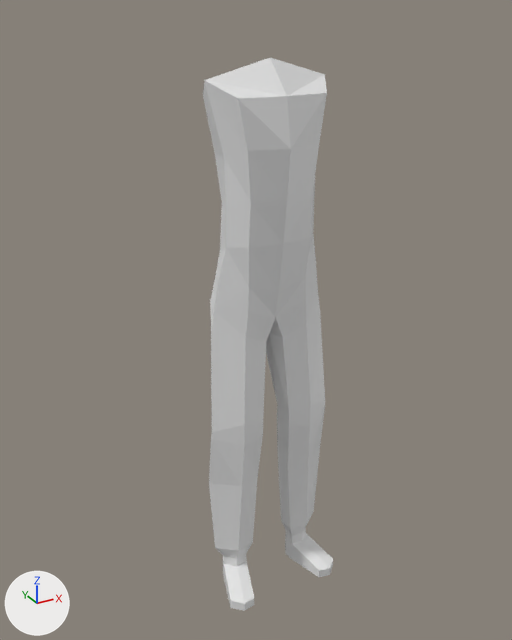
Two versions of the Blender file Assets/3D/Arms/charaterblank.blend, one commit apart.
Both versions are drawn from a 50 mm lens placed at (-3.24, -5.85, 3.79), pointed at (-0.08, -0.09, 0.91). Lighting does not change. The marker at lower left points along +X, +Y and +Z.
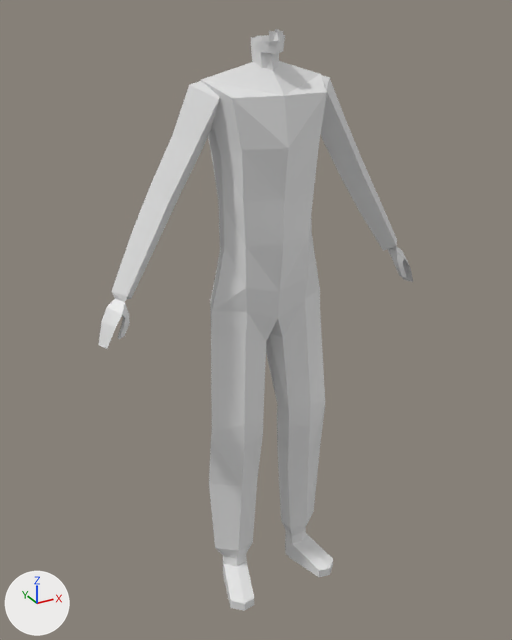
What differs and where, as boxes (x1, y1, x2, y2) in the pictures (512 x 640 px; the box of a moved part takes in the faces that stretch with it):
'Cube', reshaped
    before: (203, 58, 333, 611)
    after: (201, 61, 333, 611)
'Cube.002', added
    after: (99, 81, 220, 349)
'Cube.001', added
    after: (320, 75, 413, 282)
'Cube.003', added
    after: (251, 29, 285, 71)
part 1 of me_cube_002, moved or reshaped
    before: (203, 58, 327, 342)
    after: (201, 61, 327, 342)

What changed in the scene script:
```text
Change me_cube_002:
    used by ob_cube; location = (0.0, 0.0, 2.53); scale = (0.452, 0.452, 0.452)
    remove me_cube_002.from_pydata(...)  # 86 vertices, 76 faces; spans x 0.0..1.55, y -1.57..0.54, z -10.44..1.94
    add me_cube_002.from_pydata(...)  # 86 vertices, 76 faces; spans x 0.0..1.55, y -1.57..0.48, z -10.44..1.94
    me_cube_002 part 1: 25 of 86 vertices moved; they spanned x 0.0..1.34, y -1.27..0.54, z -3.32..1.94 and now span x 0.0..1.36, y -1.18..0.48, z -3.32..1.94; mean shift (0.02, 0.09, 0.0); largest move (0.0, 0.22, 0.07) -> (0.0, 0.48, 0.07)
Add me_cube_004:
    me_cube_004.from_pydata(...)  # 41 vertices, 28 faces; spans x 0.0..0.152, y -0.349..0.024, z 3.209..3.635
Add me_cube_003:
    me_cube_003.from_pydata(...)  # 54 vertices, 56 faces; spans x -0.04..0.38, y 0.23..0.57, z -2.72..-0.17
Add me_cube:
    me_cube.from_pydata(...)  # 54 vertices, 56 faces; spans x -0.26..0.13, y -0.21..0.13, z -1.75..0.79
Add ob_cube_003:
    ob_cube_003 = bpy.data.objects.new('Cube.003', me_cube_004)
    ob_cube_003.location = (0.0, 0.0, 0.0)
    _m = ob_cube_003.modifiers.new('Mirror', 'MIRROR')
    _m.use_clip = True
Add ob_cube_002:
    ob_cube_002 = bpy.data.objects.new('Cube.002', me_cube_003)
    ob_cube_002.location = (0.0, 0.0, 3.2)
    ob_cube_002.rotation_euler = (0.39, -0.363, 2.284)  # degrees (22, -21, 131)
Add ob_cube_001:
    ob_cube_001 = bpy.data.objects.new('Cube.001', me_cube)
    ob_cube_001.location = (0.86, -0.1, 2.58)
    ob_cube_001.rotation_euler = (-0.391, -0.364, 0.858)  # degrees (-22, -21, 49)
```
